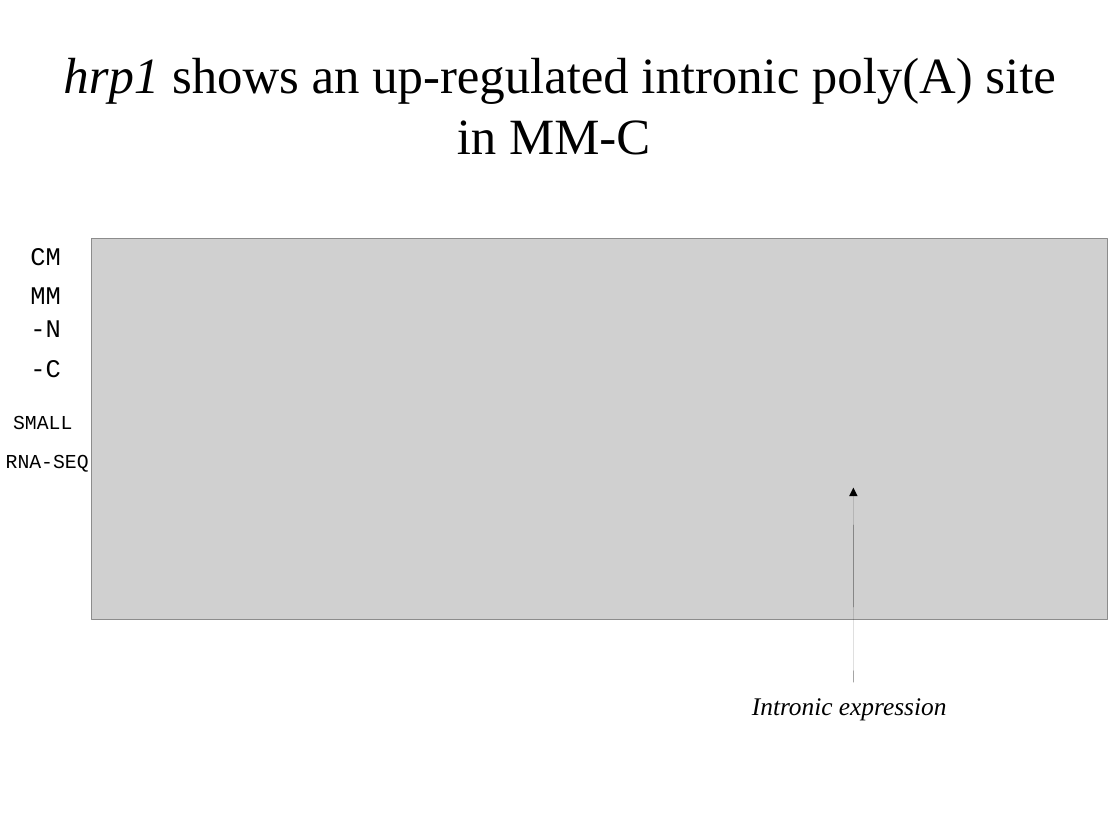
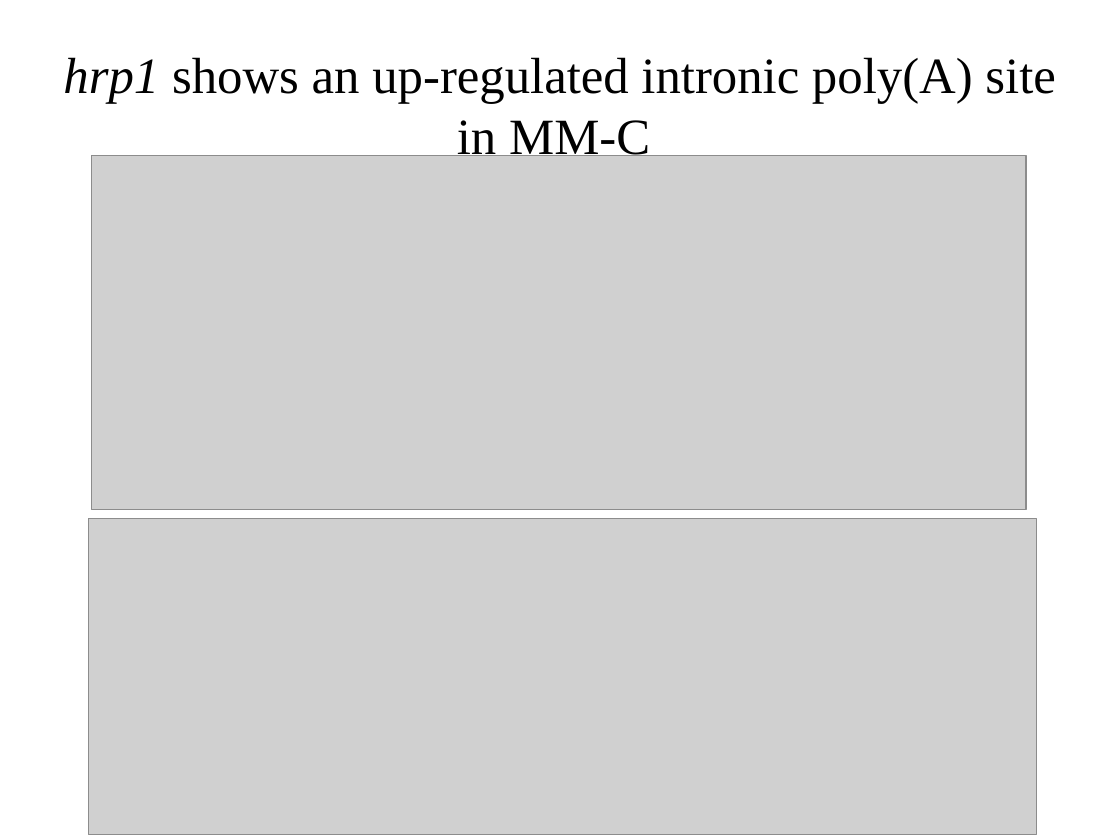
Before and after one commit to wilkinsonlab/m-oryzae-polya, a slide deck: slide 30 of doc/version_21/oryzae_presentation.odp. Drawn at 1120x840 pixels with LibreOffice and Linux fonts; fonts in the diff are those of the drawing; grey boxes stand for pictures. Boxes give left, top, right and bottom in pixels: in the first picture for what was removed or moved away, otherwise in the second. Text is boxed around its words. In the diff, an @@ line names an element or a change of style, - is before the commit and + after.

```diff
--- a/doc/version_21/oryzae_presentation.odp
+++ b/doc/version_21/oryzae_presentation.odp
@@ picture: place and size @@
-picture at <box>91,239,1108,620</box>
+picture at <box>91,157,1026,510</box>
@@ text removed at <box>30,248,60,266</box> @@
-CM
@@ text removed at <box>30,287,60,304</box> @@
-MM
@@ text removed at <box>30,320,60,337</box> @@
--N
@@ text removed at <box>30,360,60,378</box> @@
--C
@@ text removed at <box>13,415,72,430</box> @@
-SMALL
@@ text removed at <box>6,454,89,472</box> @@
-RNA-SEQ
@@ arrow removed from (854, 683) to (854, 488) @@
@@ picture added at <box>88,518,1037,834</box> @@
@@ text removed at <box>752,698,947,721</box> @@
-Intronic expression
```
Also in this commit, not shown: 14 other slides changed, 1 slide added, 9 other files.
